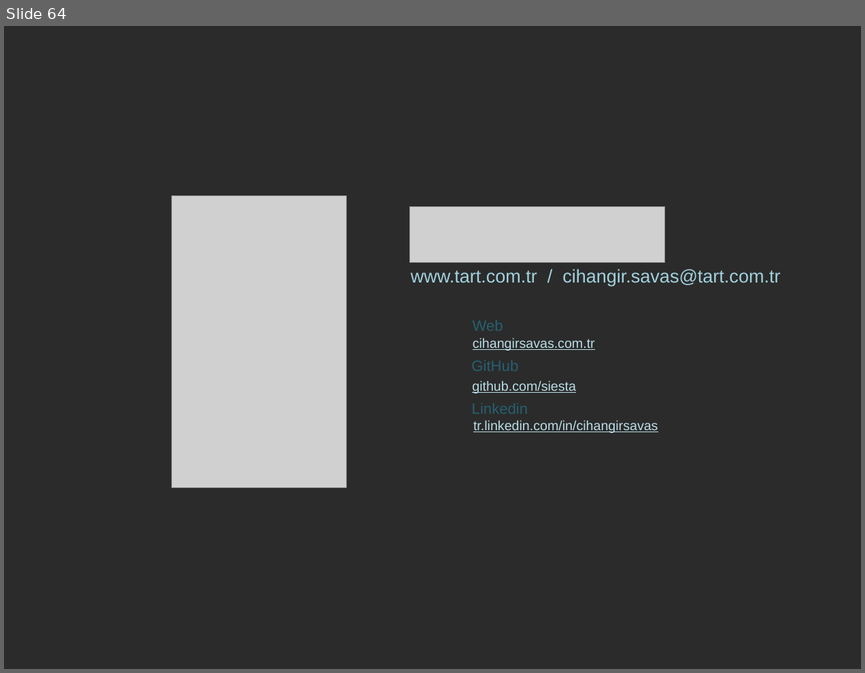
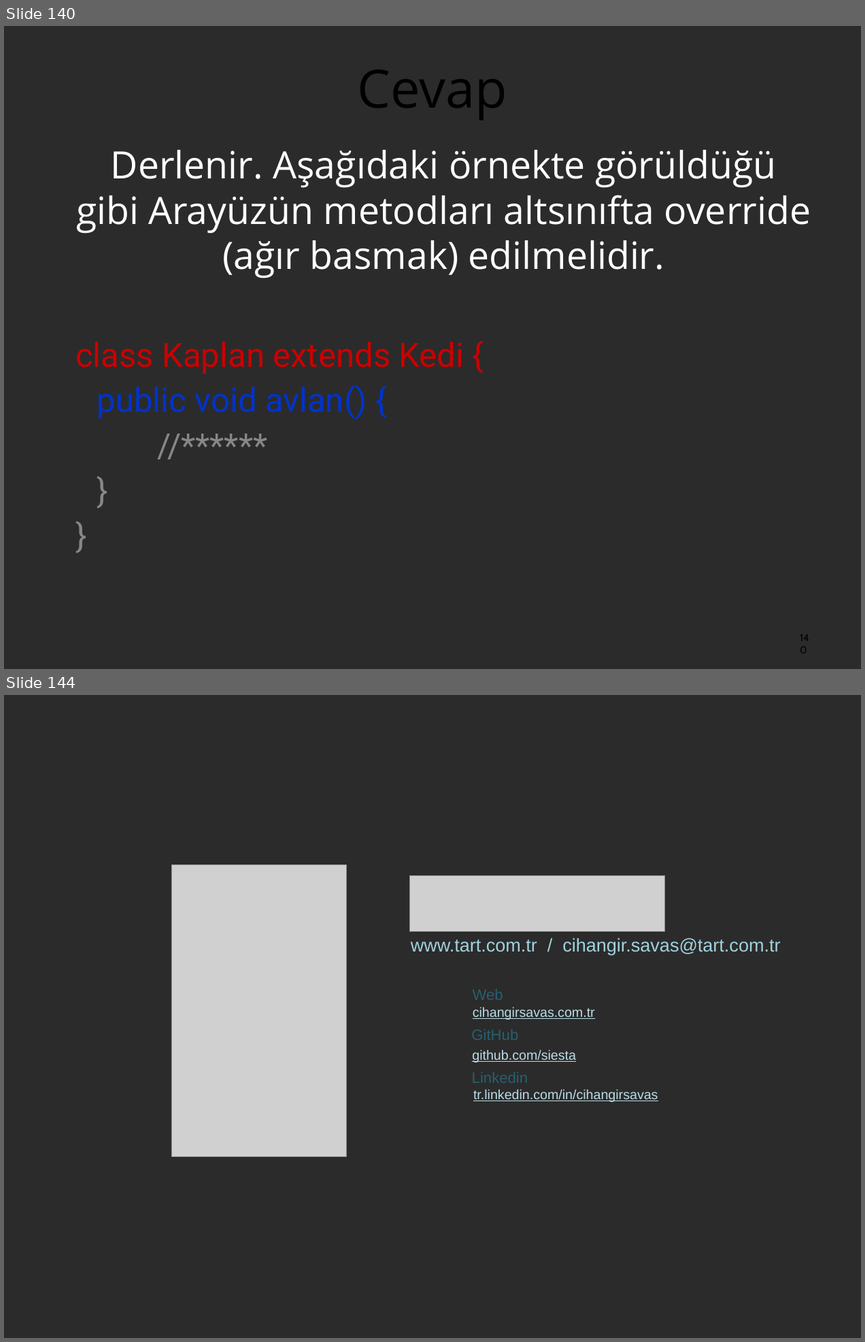
Before and after one commit to cihangir/summer-camp, a slide deck: SW101/SW101.odp. Shown one above the other, each under a label of ours: slide 64 before the commit, slides 140 and 144 after it; the slides between them are not shown. The pictures are 865x673 and 865x1342 pixels, drawn with LibreOffice and Linux fonts; fonts in the diff are those of the drawing; grey boxes stand for pictures; background and template pictures are left out; a plain dark background stands for a picture behind light text. Boxes give left, top, right and bottom in pixels: in the first picture for what was removed or moved away, otherwise in the second. Text is boxed around its words. In the diff, an @@ line names an element or a change of style, - is before the commit and + after.

```diff
--- a/SW101/SW101.odp
+++ b/SW101/SW101.odp
@@ slide 140 added at (x1=4, y1=26, x2=861, y2=669), background picture (left out) @@
@@ title added at (x1=358, y1=70, x2=507, y2=120), 63 pt, text #000000 @@
+Cevap
@@ text added at (x1=75, y1=150, x2=810, y2=419), 45 pt, text #FFFFFF @@
+Derlenir. Aşağıdaki örnekte görüldüğü gibi Arayüzün metodları altsınıfta override (ağır basmak) edilmelidir.
+  class Kaplan extends Kedi {
+  public void avlan() {
+  //******
+  }
+  }
@@ page number added at (x1=791, y1=631, x2=818, y2=656), 12 pt, text #000000 @@
+140
@@ what was slide 64 is now slide 144 @@
```
Also in this commit, not shown: 1 slide changed, 80 other slides added, 1 slide removed.
